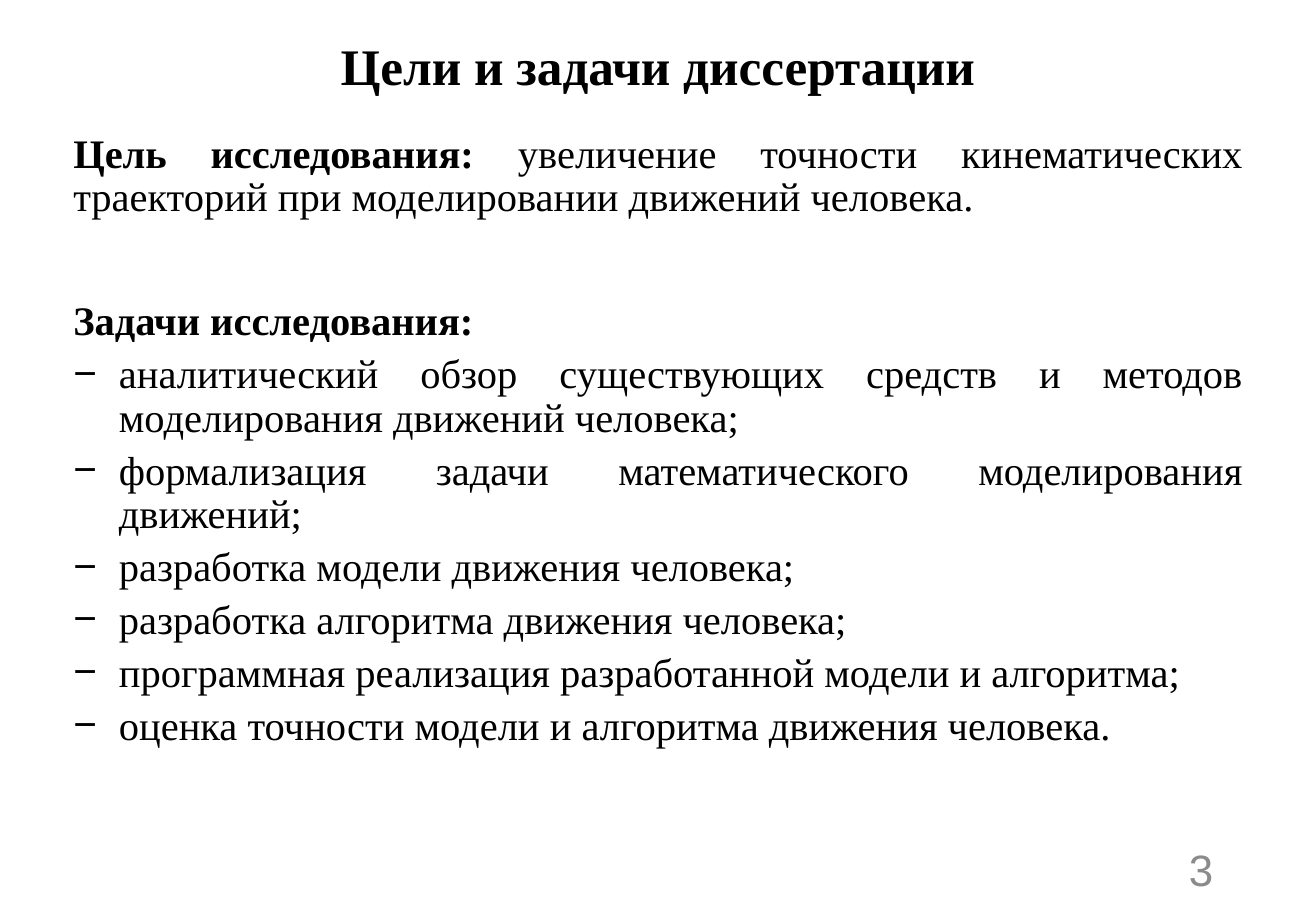
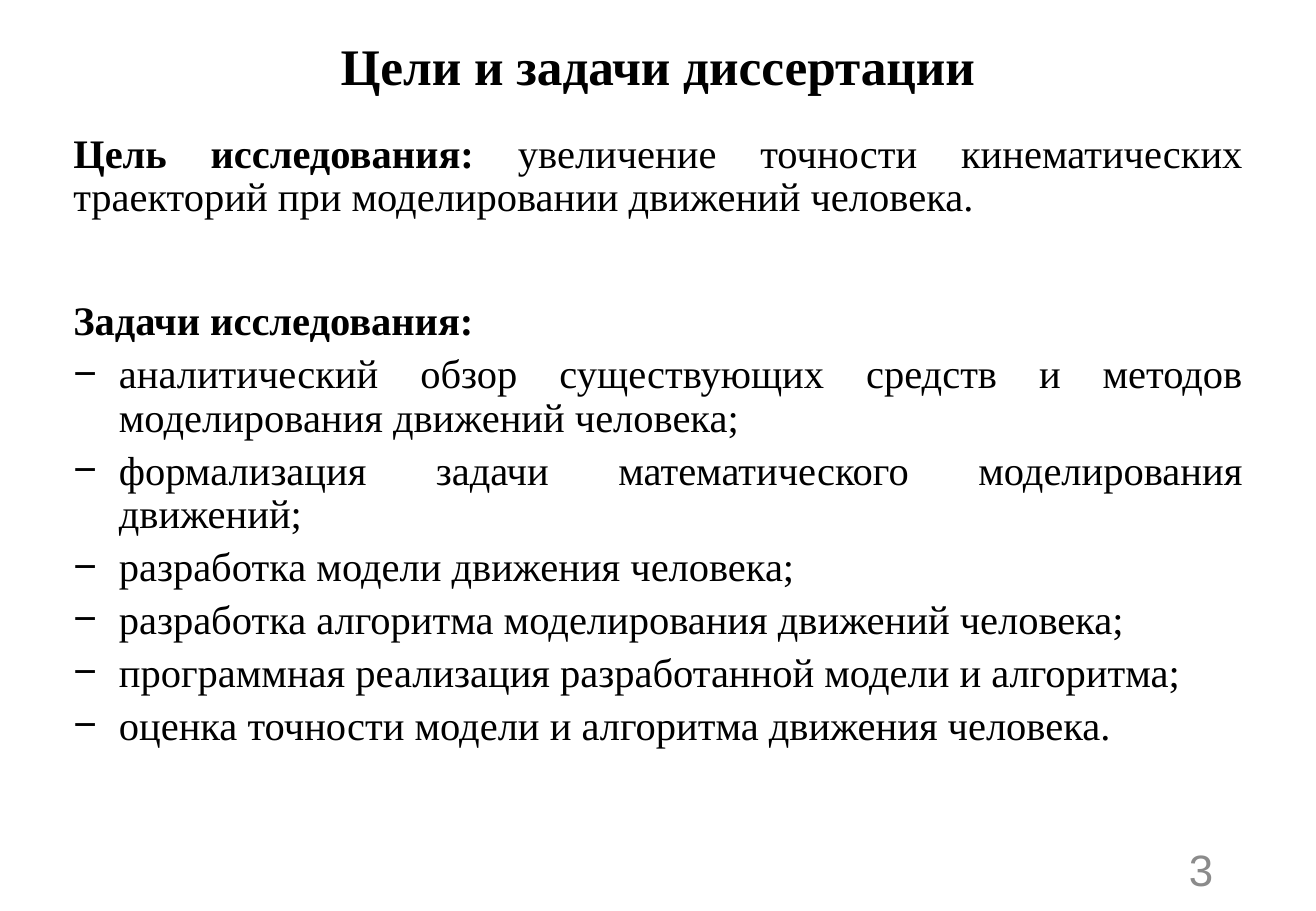
Before and after one commit to n7arti/MIET.Magistratura, a slide deck: slide 3 of Диссертация/Смотр 2 курс 2 семестр/Артамонова_презентация.pptx. Drawn at 1316x911 pixels with LibreOffice and Linux fonts; fonts in the diff are those of the drawing. Boxes give left, top, right and bottom in pixels: in the first picture for what was removed or moved away, otherwise in the second. Text is boxed around its words. In the diff, an @@ line names an element or a change of style, - is before the commit and + after.

```diff
--- a/Диссертация/Смотр 2 курс 2 семестр/Артамонова_презентация.pptx
+++ b/Диссертация/Смотр 2 курс 2 семестр/Артамонова_презентация.pptx
@@ text at <box>119,605,1124,643</box>: text changed @@
-  − разработка алгоритма движения человека;
+  − разработка алгоритма моделирования движений человека;
```
Also in this commit, not shown: 3 other slides changed, 2 other files.
